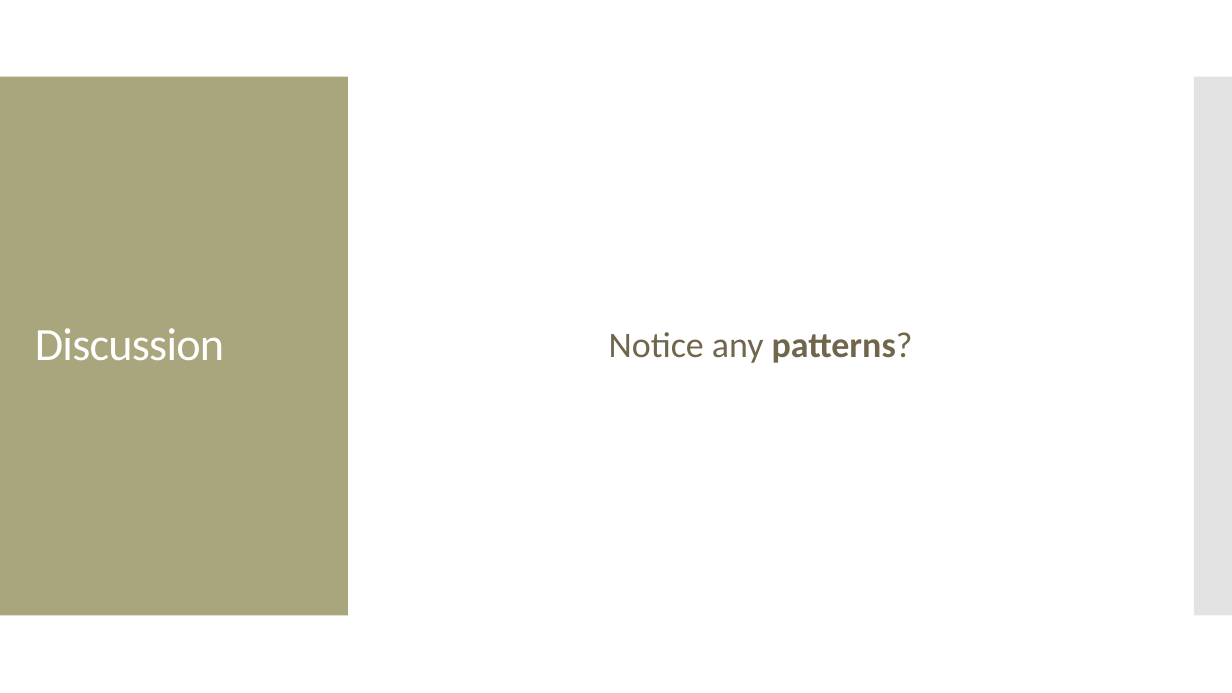
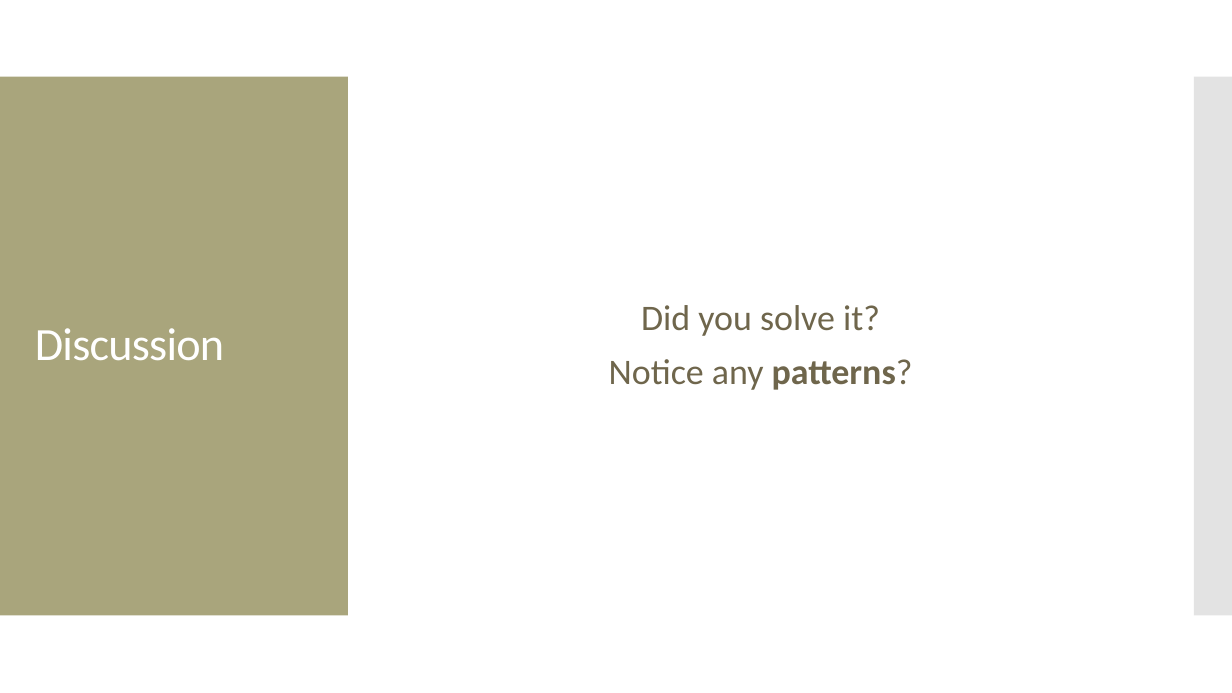
Before and after one commit to amosca01/CAIS117-S24, a slide deck: slide 4 of slides/19-recursion-pt1.pptx (slide 5 before the commit). Drawn at 1232x693 pixels with LibreOffice and Linux fonts; fonts in the diff are those of the drawing. Boxes give left, top, right and bottom in pixels: in the first picture for what was removed or moved away, otherwise in the second. Text is boxed around its words. In the diff, an @@ line names an element or a change of style, - is before the commit and + after.

```diff
--- a/slides/19-recursion-pt1.pptx
+++ b/slides/19-recursion-pt1.pptx
@@ text at bbox=[641, 305, 880, 336]: paragraph added @@
+Did you solve it?
```
Also in this commit, not shown: 7 other slides changed, 1 slide removed, 5 other files.
